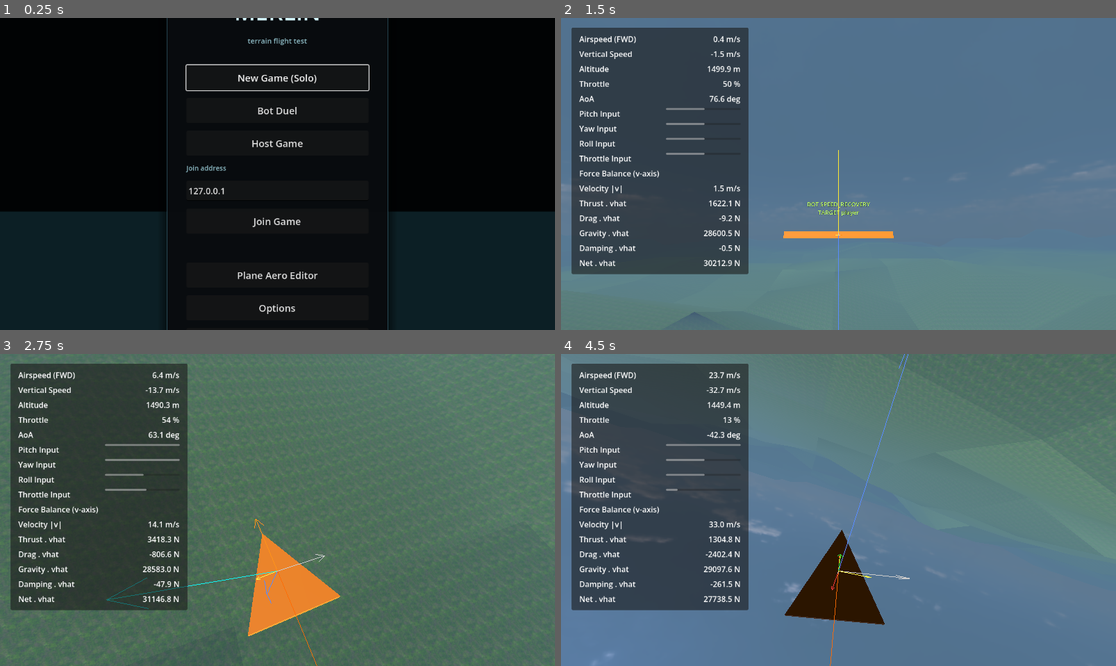
Above: before the commit, frames 1-4 (two rows, left to right).
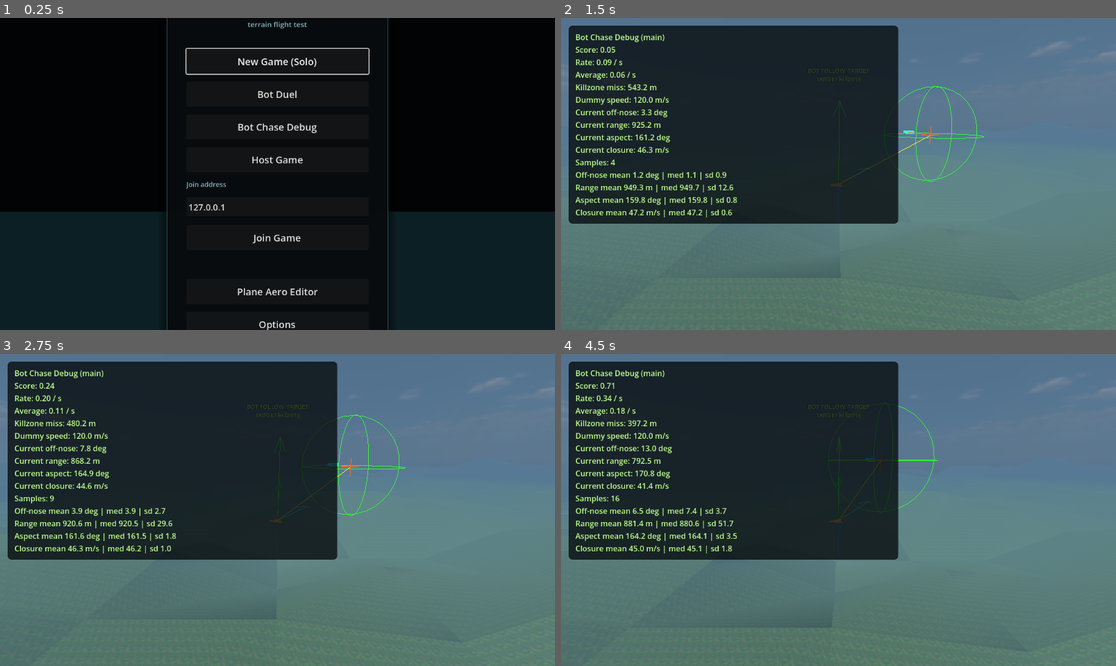
Above: after the commit, the same moments.

Repository: IzalithSky/merlin
Game: Godot game, scene res://scenes/main_menu.tscn
The game is run twice, just before and just after one commit, with the same random seed, the same clock (stepped at 60 frames per second) and the same inputs.
Inputs (mouse positions are in pixels of both pictures, inside the frame that each line leads up to):
- Up to frame 1 (0.25 s): no input
- Up to frame 2 (1.5 s): click (838, 127) at 0.5 s, where only the run after the commit has a clickable "Bot Chase Debug"; click (838, 77) at 1.25 s, where only the run before the commit has a clickable "New Game (Solo)"
- Up to frame 3 (2.75 s): tap Enter at 2 s; move the mouse to (305, 510) at 2.02 s; hold W from 2.03 s (still down); hold Q from 2.03 s (still down); click (305, 510) at 2.17 s; tap Space at 2.27 s
- Up to frame 4 (4.5 s): keep holding W; move the mouse to (810, 510) at 2.77 s; release Q at 2.78 s; tap E at 2.85 s; tap Space at 3.02 s; move the mouse to (849, 503) at 3.52 s; hold Shift 3.53-4.28 s; move the mouse to (832, 516) at 4.27 s; tap Ctrl at 4.35 s; click (832, 516) at 4.42 s

The runs differ from the first frame. In frame 1, 2.8% of the frame differs, in the area x 33-67%, y 0-100%; in frame 2, 56%; in frame 3, 78%; in frame 4, 83%, in the area x 0-100%, y 0-100%.

Commit message:
Add Bot Chase Debug button to the main menu
Wire a main-menu entry that opens the bot chase debug scene, alongside the
existing Bot Duel button, so the chase comparison scene can be launched without
running it directly from the editor.

Co-Authored-By: Claude Opus 4.8 <noreply@anthropic.com>

Diff:
--- a/scenes/main_menu.tscn
+++ b/scenes/main_menu.tscn
@@ -102,6 +102,13 @@
 theme_override_font_sizes/font_size = 20
 text = "Bot Duel"
 
+[node name="BotChaseDebugButton" type="Button" parent="CenterContainer/Panel/Margin/VBox"]
+unique_name_in_owner = true
+custom_minimum_size = Vector2(0, 52)
+layout_mode = 2
+theme_override_font_sizes/font_size = 20
+text = "Bot Chase Debug"
+
 [node name="HostButton" type="Button" parent="CenterContainer/Panel/Margin/VBox" unique_id=774952694]
 unique_name_in_owner = true
 custom_minimum_size = Vector2(0, 52)
--- a/scripts/main_menu.gd
+++ b/scripts/main_menu.gd
@@ -2,9 +2,11 @@
 
 const PLANE_AERO_EDITOR_SCENE := "res://scenes/plane_aero_editor.tscn"
 const BOT_DUEL_SCENE := "res://scenes/bot_duel.tscn"
+const BOT_CHASE_DEBUG_SCENE := "res://scenes/bot_chase_debug.tscn"
 
 @onready var _new_game_button: Button = %NewGameButton
 @onready var _bot_duel_button: Button = %BotDuelButton
+@onready var _bot_chase_debug_button: Button = %BotChaseDebugButton
 @onready var _host_button: Button = %HostButton
 @onready var _join_button: Button = %JoinButton
 @onready var _address_edit: LineEdit = %AddressEdit
@@ -21,6 +23,7 @@
 	Input.set_mouse_mode(Input.MOUSE_MODE_VISIBLE)
 	_new_game_button.pressed.connect(_on_new_game_pressed)
 	_bot_duel_button.pressed.connect(_on_bot_duel_pressed)
+	_bot_chase_debug_button.pressed.connect(_on_bot_chase_debug_pressed)
 	_host_button.pressed.connect(_on_host_pressed)
 	_join_button.pressed.connect(_on_join_pressed)
 	_plane_editor_button.pressed.connect(_on_plane_editor_pressed)
@@ -39,6 +42,10 @@
 
 func _on_bot_duel_pressed() -> void:
 	get_tree().change_scene_to_file(BOT_DUEL_SCENE)
+
+
+func _on_bot_chase_debug_pressed() -> void:
+	get_tree().change_scene_to_file(BOT_CHASE_DEBUG_SCENE)
 
 
 func _on_host_pressed() -> void:
